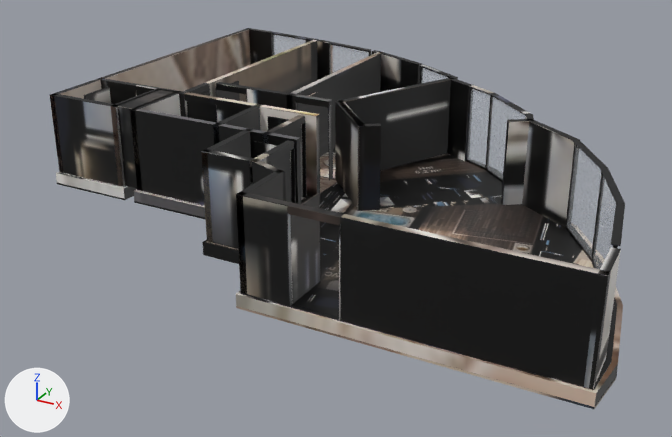
Two versions of the glTF model _bake/glb/kent-14/model.glb, one commit apart.
Both versions are drawn from a 50 mm lens placed at (10.78, -21.07, 9.43), pointed at (-0.29, -0.94, -0.64). Lighting does not change. The marker at lower left points along +X, +Y and +Z. The first picture is the older version. Where no turn or scale is listed for an object, it has been applied to the vertices. Vertices at exactly the same position are counted once.
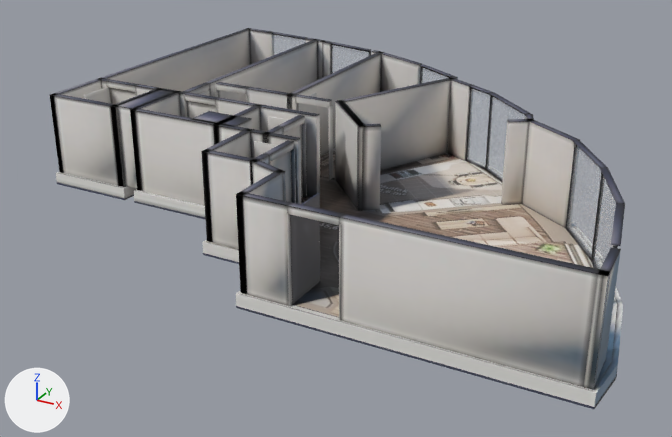
The change, as a list of edits to the scene's bpy script:
```text
Change mat_baked:
    where n3 = _N.new('ShaderNodeMapping'); n3.name = 'Mapping'
    n3.inputs[1].default_value: (0.00138, -14.96, 0.0) -> (0.00139, -14.96, 0.0)  # 'Location'
    n3.inputs[3].default_value: (15.88, 15.96, 1.0) -> (15.87, 15.96, 1.0)  # 'Scale'
Change me_mesh_0:
    used by ob_mesh_0; location = (-8.14, 6.8, -0.36)
    remove me_mesh_0.from_pydata(...)  # 2598 vertices, 4536 faces; spans x 0.0..16.4, y -13.5..0.0, z 0.0..2.6
    add me_mesh_0.from_pydata(...)  # 2610 vertices, 4560 faces; spans x 0.0..16.4, y -13.5..0.0, z 0.0..2.6
    me_mesh_0 part 1: 2 vertices moved within x 6.2, y -8.2, z 1.4; 12 vertices added at x 4.8..6.1, y -9.8..-9.0, z 0.4..2.6
    me_mesh_0 part 2: 2317 kept faces spanning x 0.0..16.4, y -13.5..0.0, z 0.0..2.6 get new texture (UV) coordinates
    other edits to the shape of me_mesh_0 do not show in these pictures
```

Where the change shows, as pixel boxes [x1, y1, x2, y2] in the pictures (672 x 437 px):
'Mesh_0', surface changed, reshaped (black to grey): [50, 28, 625, 409] in both
part 1 of me_mesh_0, built on: after [192, 111, 252, 129]
part 2 of me_mesh_0, surface changed (black to grey): [50, 28, 625, 409] in both
